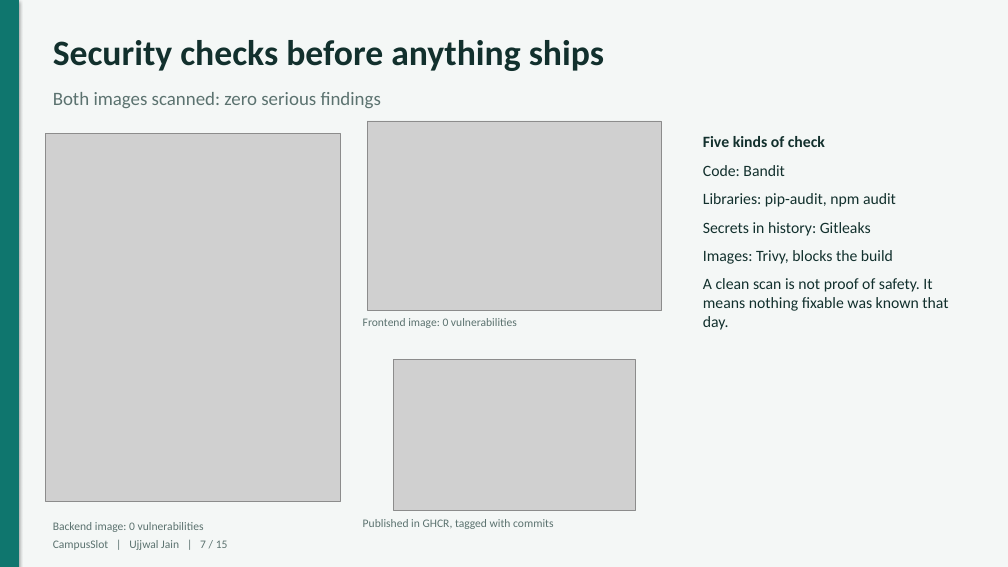
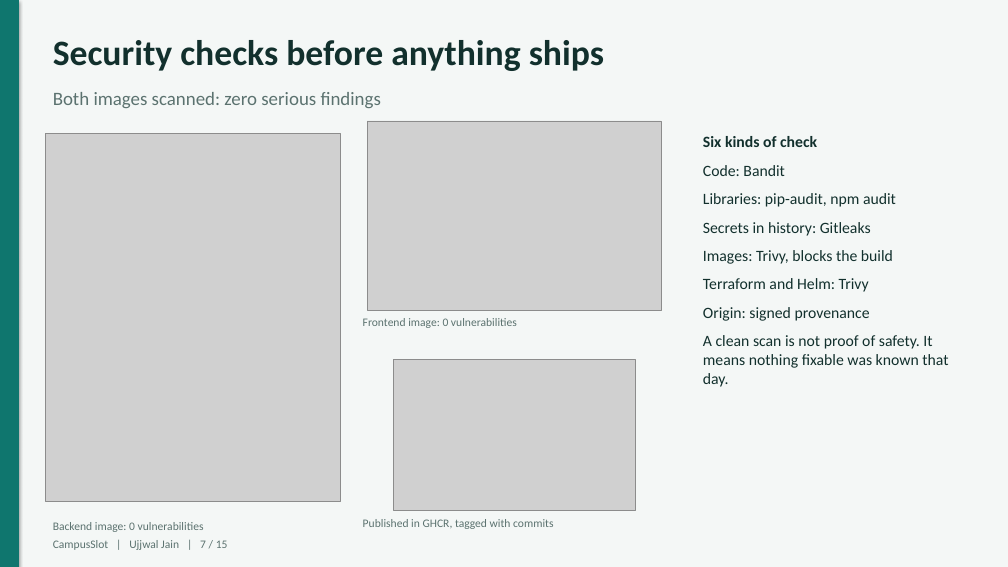
Before and after one commit to Ujjwaljain16/campusslot, a slide deck: slide 7 of docs/presentation/CampusSlot-final-presentation.pptx. Drawn at 1008x567 pixels with LibreOffice and Linux fonts; fonts in the diff are those of the drawing; grey boxes stand for pictures. Boxes give left, top, right and bottom in pixels: in the first picture for what was removed or moved away, otherwise in the second. Text is boxed around its words. In the diff, an @@ line names an element or a change of style, - is before the commit and + after.

```diff
--- a/docs/presentation/CampusSlot-final-presentation.pptx
+++ b/docs/presentation/CampusSlot-final-presentation.pptx
@@ text at (703,136,817,147): text changed @@
-Five kinds of check
+Six kinds of check
@@ text at (703,278,870,321): paragraphs added @@
+Terraform and Helm: Trivy
+Origin: signed provenance
```
Also in this commit, not shown: 4 other slides changed, 10 other files.
